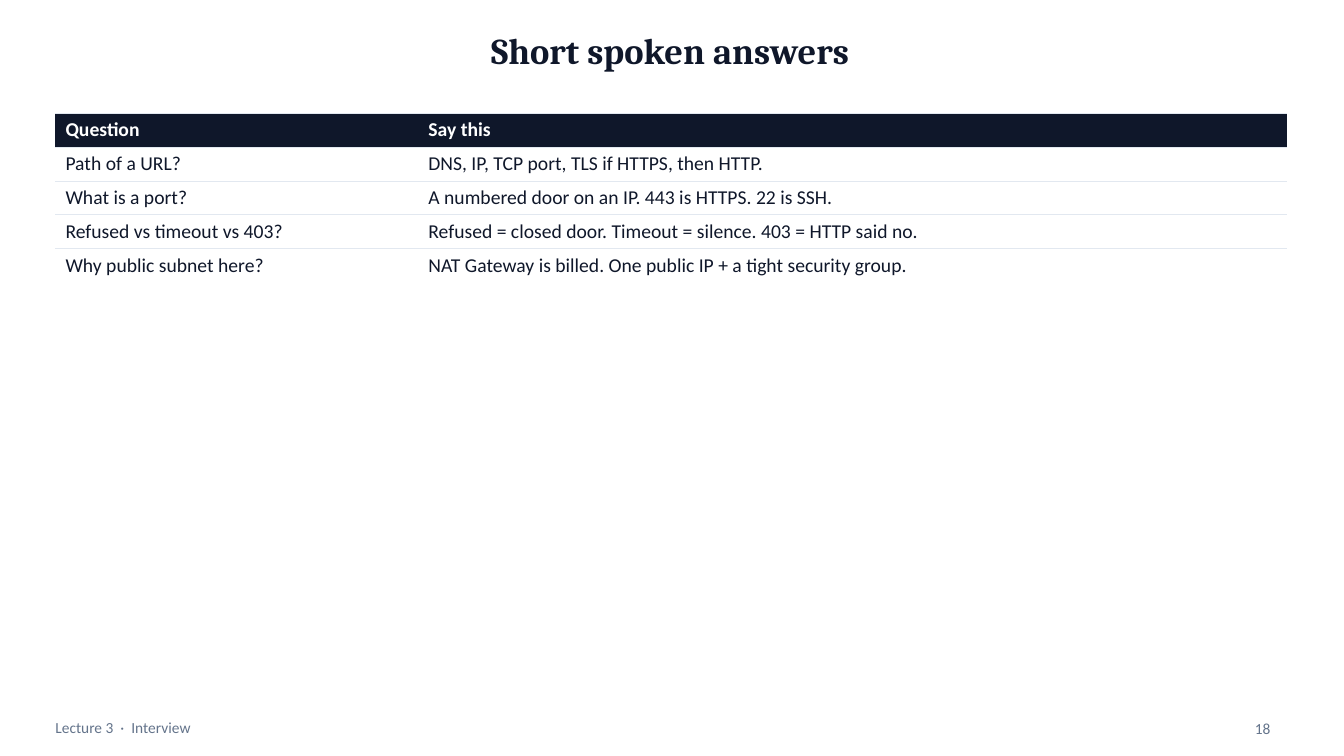
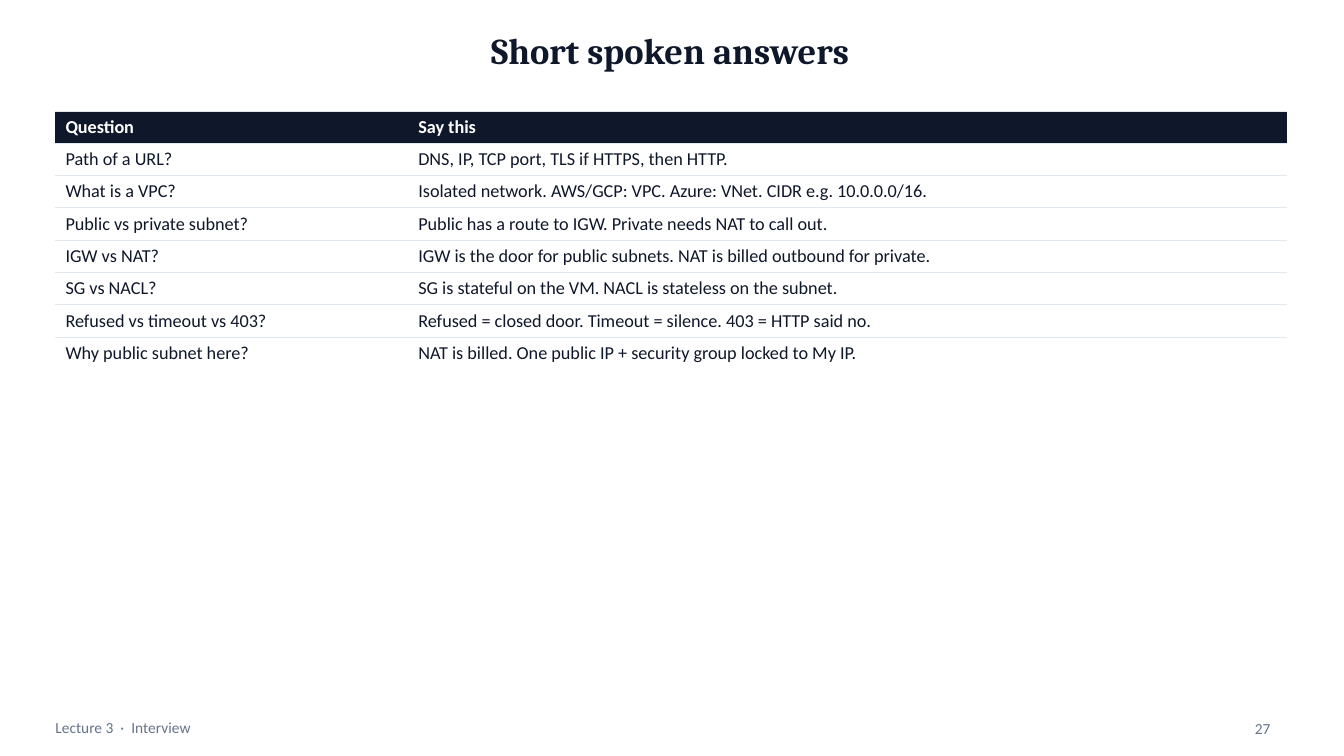
Before and after one commit to mayurb99/Devops_Beginners, a slide deck: slide 27 of lec-03/presentation/lec-03-networking.pptx (slide 18 before the commit). Drawn at 1344x756 pixels with LibreOffice and Linux fonts; fonts in the diff are those of the drawing. Boxes give left, top, right and bottom in pixels: in the first picture for what was removed or moved away, otherwise in the second. Text is boxed around its words. In the diff, an @@ line names an element or a change of style, - is before the commit and + after.

```diff
--- a/lec-03/presentation/lec-03-networking.pptx
+++ b/lec-03/presentation/lec-03-networking.pptx
@@ table at (x1=55, y1=111, x2=1288, y2=366) @@
-row 3: What is a port? | A numbered door on an IP. 443 is HTTPS. 22 is SSH.
+row 3: What is a VPC? | Isolated network. AWS/GCP: VPC. Azure: VNet. CIDR e.g. 10.0.0.0/16.
+row 4: Public vs private subnet? | Public has a route to IGW. Private needs NAT to call out.
+row 5: IGW vs NAT? | IGW is the door for public subnets. NAT is billed outbound for private.
+row 6: SG vs NACL? | SG is stateful on the VM. NACL is stateless on the subnet.
-row 8, column 2: NAT Gateway is billed. One public IP + a tight security group.
+row 8, column 2: NAT is billed. One public IP + security group locked to My IP.
@@ page number at (x1=1255, y1=724, x2=1271, y2=734): text changed @@
-18
+27
```
Also in this commit, not shown: 7 other slides changed, 11 slides added, 2 slides removed, 10 other files.
